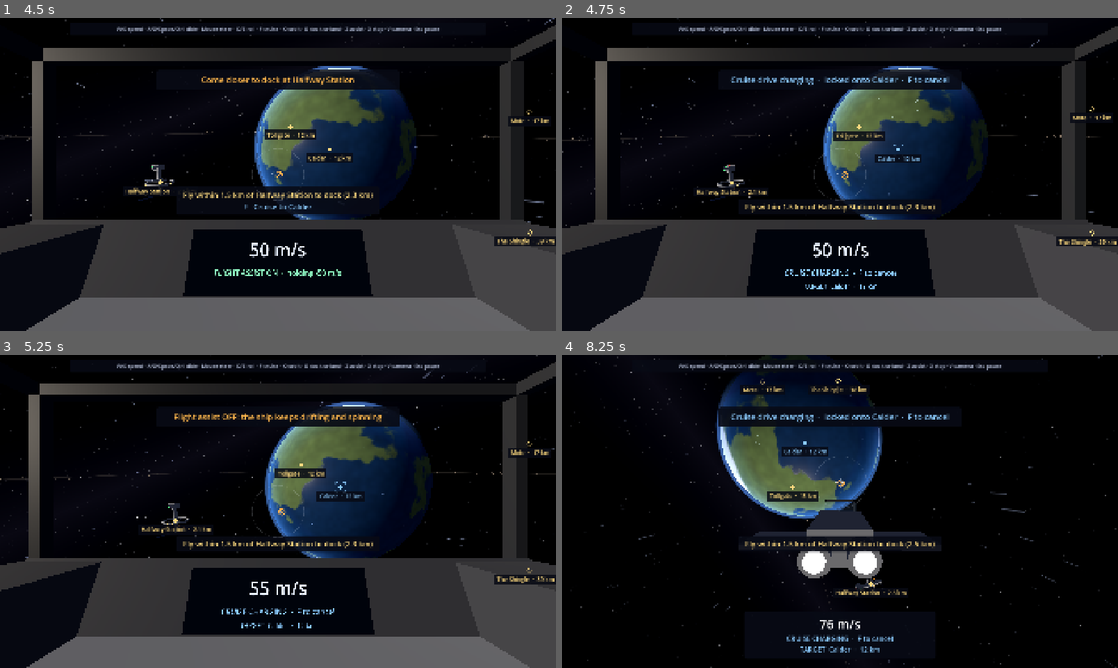
Above: before the commit, frames 1-4 (two rows, left to right).
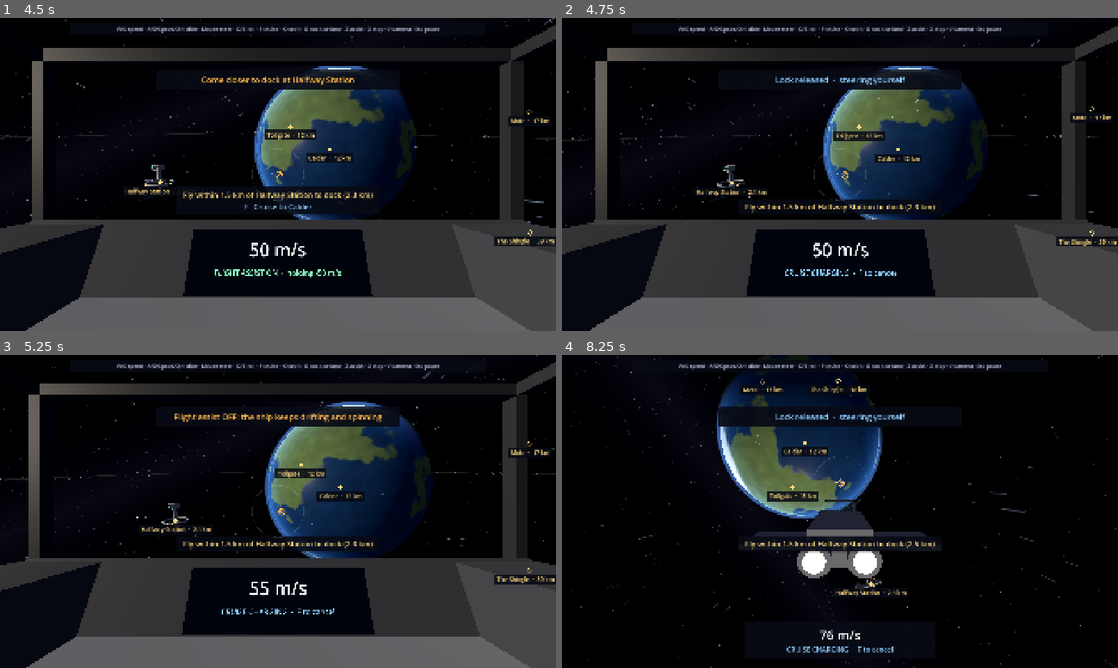
Above: after the commit, the same moments.

Repository: ggbillyjoe3526/praesepe
Game: Godot game, scene res://game/main/main.tscn
Same seed, same stepped clock (60 frames per second), same inputs: the game is played once before the commit and once after it.
Inputs (mouse positions are in pixels of both pictures, inside the frame that each line leads up to):
- Up to frame 1 (4.5 s): tap Enter at 0.5 s; move the mouse to (305, 174) at 0.52 s; hold G (dock) 0.53-1.28 s; hold S (thrust_back) from 0.53 s (still down); click (305, 174) at 0.67 s; tap X (full_stop) at 0.8, 1.35, 3.8, 4.35 s; move the mouse to (250, 174) at 1.27 s; click (250, 174) at 1.42 s; tap F (toggle_cruise) at 1.55 s; move the mouse to (289, 168) at 2.02 s; hold F (toggle_cruise) 2.03-2.78 s; click (289, 168) at 2.17 s; tap O (toggle_orbit) at 2.3, 2.85 s; move the mouse to (272, 180) at 2.77 s; click (272, 180) at 2.92 s; tap G (dock) at 3.05 s; move the mouse to (316, 177) at 3.52 s; hold G (dock) 3.53-4.28 s; click (316, 177) at 3.67 s; move the mouse to (233, 171) at 4.27 s; click (233, 171) at 4.42 s
- Up to frame 2 (4.75 s): keep holding S (thrust_back); tap F (toggle_cruise) at 4.55 s
- Up to frame 3 (5.25 s): keep holding S (thrust_back); move the mouse to (283, 511) at 5.02 s; hold Z (toggle_assist) from 5.03 s (still down); click (283, 511) at 5.17 s
- Up to frame 4 (8.25 s): tap O (toggle_orbit) at 5.3, 7.35 s; move the mouse to (817, 505) at 5.77 s; release S (thrust_back) at 5.78 s; release Z (toggle_assist) at 5.78 s; hold E (roll_right) 5.78-6.53 s; tap V (toggle_camera) at 5.85 s; click (817, 505) at 5.92 s; tap G (dock) at 6.05 s; move the mouse to (867, 511) at 6.52 s; hold F (toggle_cruise) 6.53-7.28 s; hold S (thrust_back) from 6.53 s (still down); click (867, 511) at 6.67 s; tap X (full_stop) at 6.8 s; move the mouse to (812, 511) at 7.27 s; click (812, 511) at 7.42 s; tap F (toggle_cruise) at 7.55 s; move the mouse to (851, 505) at 8.02 s; hold Shift from 8.03 s (still down); click (851, 505) at 8.17 s

Frame 1 is identical in both runs. In frame 2, 0.7% of the frame differs, in the area x 30-70%, y 18-87%; in frame 3, 0.2%; in frame 4, 1.3%, in the area x 30-70%, y 18-96%.

Commit message:
Cruise lock: review fixes
Turning away while the drive charges releases the lock; taking the steering
inside another place's zone no longer drops out there; reaching the target
while charging counts as arriving; the cruise offer hides while docking or
landing is offered; the chase readout's target line lives in the scene; one
stick threshold shared with orbit; no local shadowing the target.

Co-Authored-By: Claude Opus 5.5 (1M context) <noreply@anthropic.com>
Claude-Session: https://claude.ai/code/session_019EjUEggqfuvjWchXLqKwnE

Diff:
--- a/game/debug/smoke_run.gd
+++ b/game/debug/smoke_run.gd
@@ -446,6 +446,9 @@
 				_stage = 0
 				return true
 		1: # Charging, then cruising, until the drive drops out.
+			if ship.cruise.target != null:
+				# Hands off while it charges too: moving the stick would release the lock.
+				input.turn = Vector3.ZERO
 			_cruise_top = maxf(_cruise_top, ship.speed())
 			var charge_ticks := roundi(ship.cruise_tuning.charge_time * Engine.physics_ticks_per_second)
 			if _phase_ticks == charge_ticks + 2:
--- a/game/flight/cruise_drive.gd
+++ b/game/flight/cruise_drive.gd
@@ -13,8 +13,8 @@
 ##
 ## Pressing F with the nose aimed at a place (`aimed`, from aim()) locks the drive onto it (`target`): once charged it
 ## flies there by itself, turning the ship's nose to follow (turn_for()), going round any planet, moon or station in the
-## way (course()), and drops out only on arriving there. Moving the mouse hands the steering back (it cruises on where
-## the nose points, as without a lock); F or X drop out as usual. With nothing aimed at, F cruises where the nose points.
+## way (course()), and drops out only on arriving there. Moving the mouse, while it charges or cruises, hands the
+## steering back (it cruises where the nose points, as without a lock); F or X cancel or drop out as usual. With nothing aimed at, F cruises where the nose points.
 ##
 ## Vectors are in world space. Each step() fills `velocity` (the ship's velocity this tick while cruising, and the
 ## velocity to leave it with on the tick it drops out) and `event` (what happened, for messages).
@@ -39,8 +39,9 @@
 const PROBE_TIME := 0.25
 ## How far (m) beyond its drop distance the ship must go before a place it left counts for arrival again.
 const REARM_MARGIN := 250.0
-## Locked on, a stick pushed further than this (of a full push, pitch and yaw) hands the steering back to the pilot.
-const STICK_TAKES_OVER := 0.15
+## Locked on (or charging to), a stick pushed further than this (of a full push, pitch and yaw) hands the steering back
+## to the pilot, the same as taking over from the orbit's turn.
+const STICK_TAKES_OVER := Orbit.STICK_TAKES_OVER
 
 var tuning: CruiseTuning
 ## Every place in the solar system (SolarSystem.landmarks).
@@ -110,6 +111,11 @@
 				target = null
 				event = Event.CANCELLED
 				return
+			if target != null and steering:
+				# Turning away while it charges: the pilot is choosing somewhere else.
+				event = Event.UNLOCKED
+				place = target
+				target = null
 			_charge_left -= delta
 			if _charge_left <= 0.0:
 				_engage(at, ship_velocity, nose)
@@ -124,9 +130,7 @@
 				exit_speed = 0.0
 			else:
 				if target != null and steering:
-					event = Event.UNLOCKED
-					place = target
-					target = null
+					_unlock(at)
 				_cruise(at, nose, delta)
 
 
@@ -144,8 +148,11 @@
 func _engage(at: Vector3, ship_velocity: Vector3, nose: Vector3) -> void:
 	phase = Phase.OFF
 	if target != null and target.surface_distance(at) <= target.drop_distance:
-		# It drifted there while charging: nothing left to fly to, so it cruises where the nose points.
+		# The ship got there while charging: it has arrived, with nothing left to cruise to.
+		event = Event.ARRIVED
+		place = target
 		target = null
+		return
 	var heading := nose if target == null else course(at, nose)
 	var forward := maxf(ship_velocity.dot(heading), 0.0)
 	var probe := heading * maxf(forward, tuning.min_speed)
@@ -202,9 +209,20 @@
 		if time_to_reach(l, at, velocity) < tuning.safety_time:
 			_drop(Event.SAFETY, l, tuning.safety_exit_speed)
 			return
-	var target := clampf(nearest_distance / tuning.approach_time, tuning.min_speed, tuning.max_speed)
-	speed = move_toward(speed, target, maxf(speed, tuning.min_speed) * delta / tuning.ramp_time)
+	var want_speed := clampf(nearest_distance / tuning.approach_time, tuning.min_speed, tuning.max_speed)
+	speed = move_toward(speed, want_speed, maxf(speed, tuning.min_speed) * delta / tuning.ramp_time)
 	velocity = direction * speed
+
+
+## The pilot took the steering back. Places whose zones the ship is flying through on its way count as left behind,
+## so taking over there never drops it straight out; they count again once it has left them.
+func _unlock(at: Vector3) -> void:
+	event = Event.UNLOCKED
+	place = target
+	target = null
+	for i in landmarks.size():
+		if landmarks[i].surface_distance(at) < landmarks[i].drop_distance:
+			_armed[i] = 0
 
 
 func _drop(why: Event, at_place: Landmark, keep: float) -> void:
--- a/game/hud/action_prompts.gd
+++ b/game/hud/action_prompts.gd
@@ -3,7 +3,7 @@
 ## The HUD's prompts for docking, landing and orbit (design doc, "Docking and landing", "Orbit"), so the player always
 ## knows what they can do here and what to do first: "G  Dock at Halfway Station", "Slow below 100 m/s to land at
 ## Tollgate", "O  Enter orbit round Calder", "G  Undock", and "F  Cruise to Mote" while the nose is aimed at a place
-## the cruise drive would lock onto. Up to three lines on a dark plate a little under the middle of the view, hidden
+## the cruise drive would lock onto (not while docking or landing is offered). Up to three lines on a dark plate a little under the middle of the view, hidden
 ## when there is nothing to say. Each line is rebuilt only when what it says changes (a distance, as
 ## shown, counts). Placeholder look until the art style is chosen.
 
@@ -57,7 +57,9 @@
 		_orbit_line.text = ActionPrompts.orbit_text(o.phase, o.body if o.active() else o.offered, o.refusal,
 				o.tuning.max_entry_speed) if flying else ""
 		_orbit_line.visible = not _orbit_line.text.is_empty()
-	var aimed := ship.cruise.aimed if arrivals.stage == Arrivals.Stage.FLYING else null
+	# Close enough to dock or land, G is what matters: no cruise offer beside it.
+	var docking := arrivals.nearest != null and arrivals.refusal == Arrivals.Refusal.NONE
+	var aimed := ship.cruise.aimed if arrivals.stage == Arrivals.Stage.FLYING and not docking else null
 	key = aimed.get_instance_id() if aimed != null else 0
 	if key != _cruise_key:
 		_cruise_key = key
--- a/game/hud/flight_hud.gd
+++ b/game/hud/flight_hud.gd
@@ -53,19 +53,19 @@
 var _mode_shown: int = -1
 var _toast_left: float = 0.0
 var _target_shown: int = -1
-var _target: Label
 
 @onready var _speed: Label = %Speed
 @onready var _assist: Label = %Assist
 @onready var _toast: Label = %Toast
 @onready var _toast_plate: Control = %ToastPlate
 @onready var _readout: Control = %Readout
+@onready var _target: Label = %Target
 
 
 func _ready() -> void:
 	mouse_filter = Control.MOUSE_FILTER_IGNORE
 	_toast_plate.visible = false
-	_build_target_line()
+	_target.visible = false
 	if ship != null:
 		ship.assist_changed.connect(_on_assist_changed)
 		ship.cruise_changed.connect(_on_cruise_changed)
@@ -218,7 +218,7 @@
 		CruiseDrive.Event.BUMPED:
 			return "Bump! Dropped out of cruise"
 		CruiseDrive.Event.UNLOCKED:
-			return "Lock released  ·  steering yourself, F to drop out"
+			return "Lock released  ·  steering yourself"
 	return ""
 
 
@@ -291,17 +291,6 @@
 			_target.text = FlightHud.target_text(t.display_name, t.marker_distance(ship.global_position))
 
 
-## The target line goes under the chase view's readout lines, shown only while the cruise drive is locked onto a place.
-func _build_target_line() -> void:
-	_target = Label.new()
-	_target.add_theme_font_size_override("font_size", 24)
-	_target.add_theme_color_override("font_color", CRUISE_COLOUR)
-	_target.horizontal_alignment = HORIZONTAL_ALIGNMENT_CENTER
-	_target.mouse_filter = Control.MOUSE_FILTER_IGNORE
-	_target.visible = false
-	_assist.get_parent().add_child(_target)
-
-
 func _on_assist_changed(on: bool) -> void:
 	_show_toast("Flight assist ON" if on else "Flight assist OFF: the ship keeps drifting and spinning",
 			ON_COLOUR if on else OFF_COLOUR)
--- a/game/main/main.tscn
+++ b/game/main/main.tscn
@@ -210,6 +210,14 @@
 text = "FLIGHT ASSIST ON"
 horizontal_alignment = 1
 
+[node name="Target" type="Label" parent="Hud/FlightHud/Readout/Lines"]
+unique_name_in_owner = true
+visible = false
+layout_mode = 2
+theme_override_colors/font_color = Color(0.55, 0.8, 1, 1)
+theme_override_font_sizes/font_size = 24
+horizontal_alignment = 1
+
 [node name="KeysPlate" type="PanelContainer" parent="Hud/FlightHud"]
 layout_mode = 1
 anchors_preset = 5
--- a/test/unit/test_cruise_lock.gd
+++ b/test/unit/test_cruise_lock.gd
@@ -233,3 +233,48 @@
 	var table := design.substr(design.find("**Cruise drive tuning**"), 2500)
 	for row: String in ["| Lock cone | 4° |", "| Lock turning | 0.6 s |", "| Clearance |", "| Approach angle | 15° |"]:
 		assert_string_contains(table, row, false)
+
+
+func test_taking_the_steering_inside_another_place_zone_flies_on() -> void:
+	# Off to the side of the nose, so the moon is the one aimed at.
+	var buoy := _place("Buoy", Vector3(1500, 0, -20000), 50.0, 2500.0, false)
+	var moon := _place("Moon", Vector3(0, 0, -90000), 1500.0, 1500.0)
+	_engage()
+	assert_eq(_drive.target, moon)
+	for i in 60 * 60:
+		_tick()
+		if buoy.surface_distance(_at) < 2000.0:
+			break
+	assert_lt(buoy.surface_distance(_at), buoy.drop_distance, "inside the buoy's zone")
+	_tick(false, true)
+	assert_eq(_events.back(), CruiseDrive.Event.UNLOCKED)
+	assert_true(_drive.active(), "still cruising, not arrived at the buoy")
+	_ticks(1.0)
+	assert_true(_drive.active())
+
+
+func test_getting_there_while_charging_counts_as_arriving() -> void:
+	var moon := _place("Moon", Vector3(0, 0, -5000), 1500.0, 1500.0)
+	_tick(true)
+	assert_eq(_drive.target, moon)
+	_at = Vector3(0, 0, -3000)
+	_ticks(_tuning.charge_time + DT)
+	assert_false(_drive.active(), "nothing to cruise to")
+	assert_eq(_events.back(), CruiseDrive.Event.ARRIVED)
+	assert_eq(_drive.place, moon)
+	assert_null(_drive.target)
+
+
+func test_turning_away_while_charging_releases_the_lock() -> void:
+	var moon := _place("Moon", Vector3(0, 0, -40000), 1500.0, 1500.0)
+	_tick(true)
+	assert_eq(_drive.target, moon)
+	_tick(false, true)
+	assert_eq(_events.back(), CruiseDrive.Event.UNLOCKED)
+	assert_null(_drive.target)
+	assert_eq(_drive.phase, CruiseDrive.Phase.CHARGING, "still charging")
+	_nose = Vector3.UP
+	_ticks(_tuning.charge_time)
+	assert_true(_drive.active() and not _drive.locked(), "cruises where the nose points")
+	_ticks(2.0)
+	assert_lt(_drive.direction.angle_to(Vector3.UP), deg_to_rad(0.5))
--- a/test/unit/test_ship_cruise.gd
+++ b/test/unit/test_ship_cruise.gd
@@ -74,3 +74,20 @@
 	await wait_physics_frames(1)
 	assert_true(_ship.cruise.active(), "still cruising")
 	assert_false(_ship.cruise.locked(), "the stick took it back")
+
+
+func test_docking_or_landing_ends_the_lock() -> void:
+	var place := Landmark.new()
+	place.display_name = "Far beacon"
+	place.drop_distance = 1000.0
+	add_child_autofree(place)
+	place.global_position = _ship.global_position - _ship.global_basis.z * 200000.0
+	_ship.cruise.landmarks.append(place)
+	await _engage()
+	assert_true(_ship.cruise.locked())
+	var port := Port.new()
+	add_child_autofree(port)
+	_ship.hold_at(port)
+	assert_false(_ship.cruise.active())
+	assert_null(_ship.cruise.target, "no lock left over")
+	assert_null(_ship.cruise.aimed, "nothing aimed at while docked")
Not shown, changed: DESIGN.md
